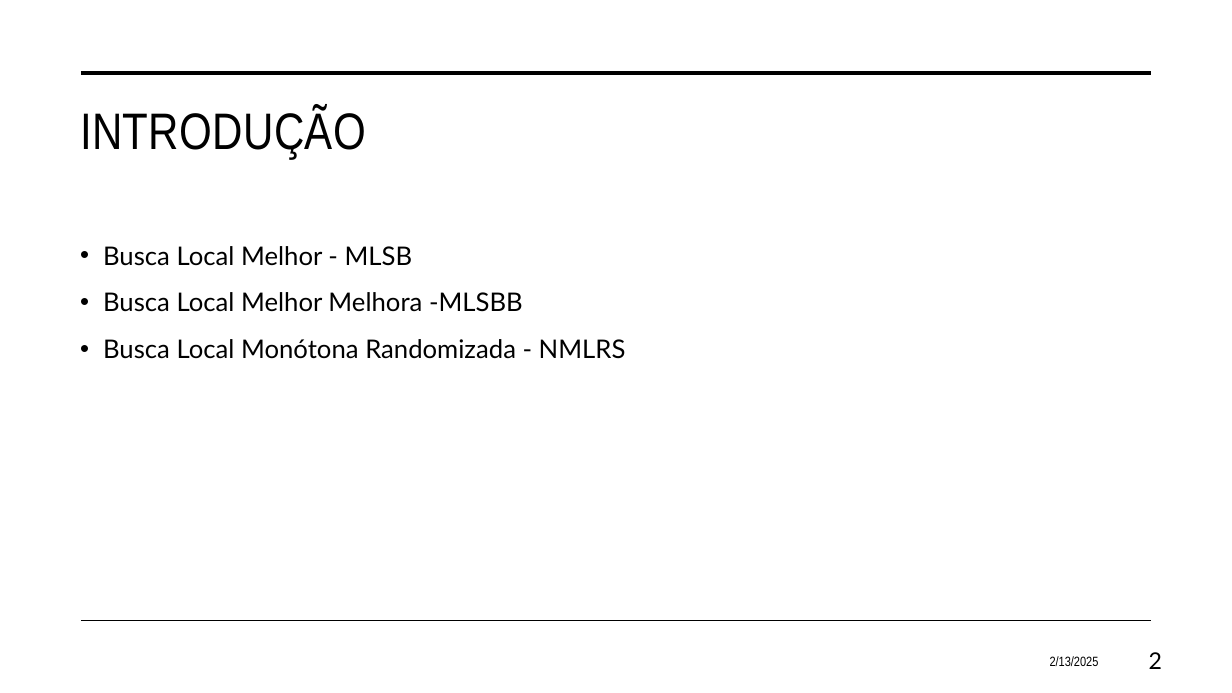
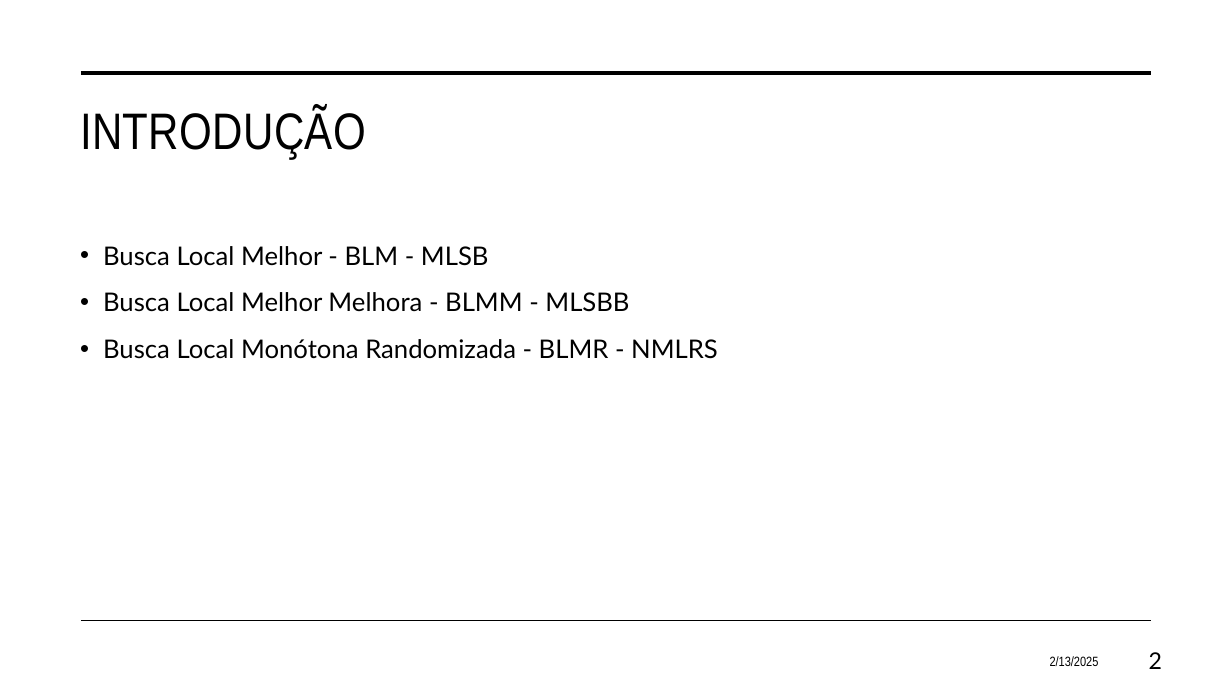
Before and after one commit to eduardosavian/heuristic-searches, a slide deck: slide 2 of documents/Presentation.pptx. Drawn at 1232x693 pixels with LibreOffice and Linux fonts; fonts in the diff are those of the drawing. Boxes give left, top, right and bottom in pixels: in the first picture for what was removed or moved away, otherwise in the second. Text is boxed around its words. In the diff, an @@ line names an element or a change of style, - is before the commit and + after.

Commit message:
Update pptx

```diff
--- a/documents/Presentation.pptx
+++ b/documents/Presentation.pptx
@@ text at (103,246,718,359): text changed @@
-• Busca Local Melhor - MLSB
-• Busca Local Melhor Melhora -MLSBB
-• Busca Local Monótona Randomizada - NMLRS
+• Busca Local Melhor - BLM - MLSB
+• Busca Local Melhor Melhora - BLMM - MLSBB
+• Busca Local Monótona Randomizada - BLMR - NMLRS
```
